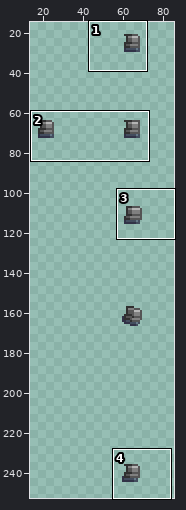
A sprite sheet gets an edit: items/armors/webber/webber-officersuit1/chest.png. Above: a wide view before the commit, with the close-up outlined.
Close-up. Old version:
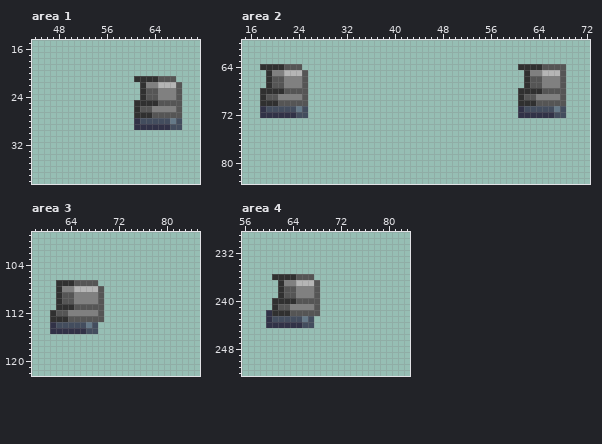
The file is 86x258 pixels. Shown: area 1: x 44..71, y 15..38; area 2: x 15..72, y 60..83; area 3: x 58..85, y 99..122; area 4: x 56..83, y 229..252. The wide view leaves out empty margins.
New version:
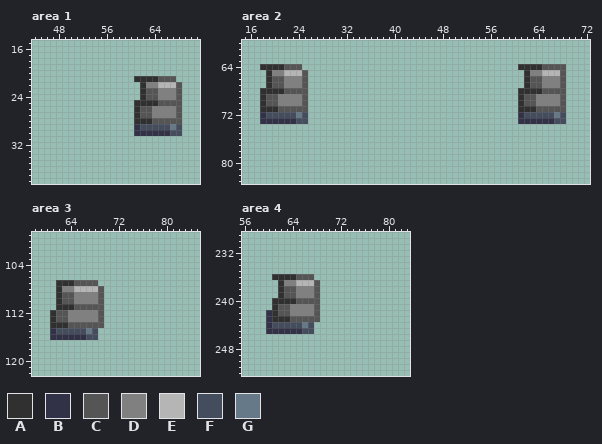
Palette (. is transparent): A #303030  B #313247  C #555555  D #808080  E #b5b5b5  F #434d5e  G #657988
Difference:
Area 1:
y 27: x 62..67 AACCCC -> CCDDDD
y 28: x 61..68 BFFFFFGF -> AAACCCCC
y 29: x 62..67 BBBBBF -> FFFFFG
y 30: x 61..68 ........ -> BBBBBBFF
Area 2:
y 70: x 19..24 AACCCC -> CCDDDD; x 62..67 AACCCC -> CCDDDD
y 71: x 18..25 BFFFFFGF -> AAACCCCC; x 61..68 BFFFFFGF -> AAACCCCC
y 72: x 19..24 BBBBBF -> FFFFFG; x 62..67 BBBBBF -> FFFFFG
y 73: x 18..25 ........ -> BBBBBBFF; x 61..68 ........ -> BBBBBBFF
Area 3:
y 113: x 62..68 AACCCCC -> CCDDDDD
y 114: x 61..69 BFFFFFGF. -> AAACCCCCC
y 115: x 62..67 BBBBBF -> FFFFFG
y 116: x 61..68 ........ -> BBBBBBFF
Area 4:
y 242: x 62..67 AACCCC -> CCDDDD
y 243: x 61..68 FFFFFGF. -> AAACCCCC
y 244: x 61..66 BBBBBF -> FFFFFG
y 245: x 60..67 ........ -> BBBBBBFF
Boxes around the changes in both close-ups, in picture pixels (x1, y1, x2, y2):
changed: (134, 112, 182, 136)
changed: (260, 100, 308, 124)
changed: (518, 100, 566, 124)
changed: (50, 316, 104, 340)
changed: (266, 310, 320, 334)
